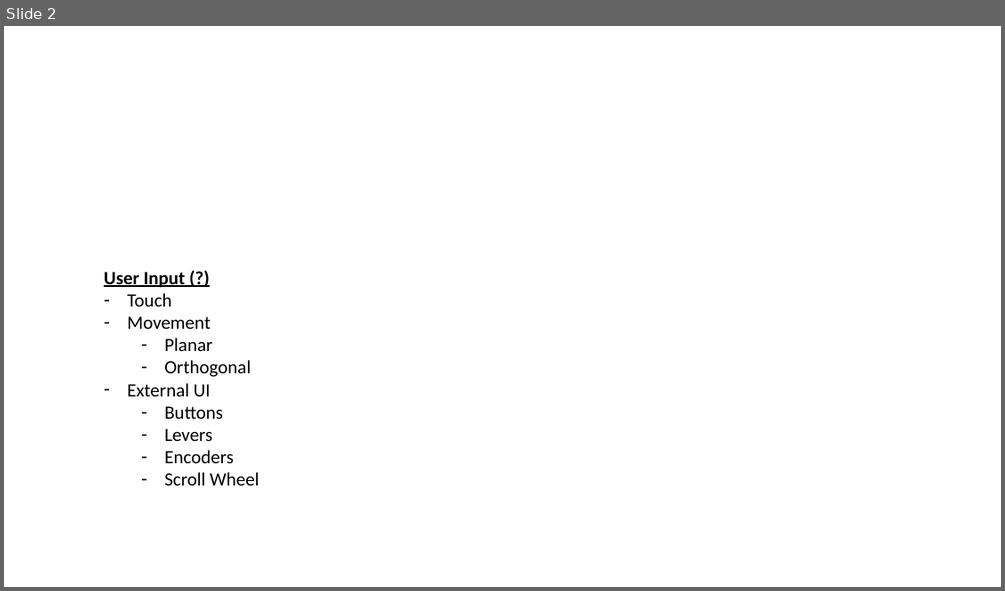
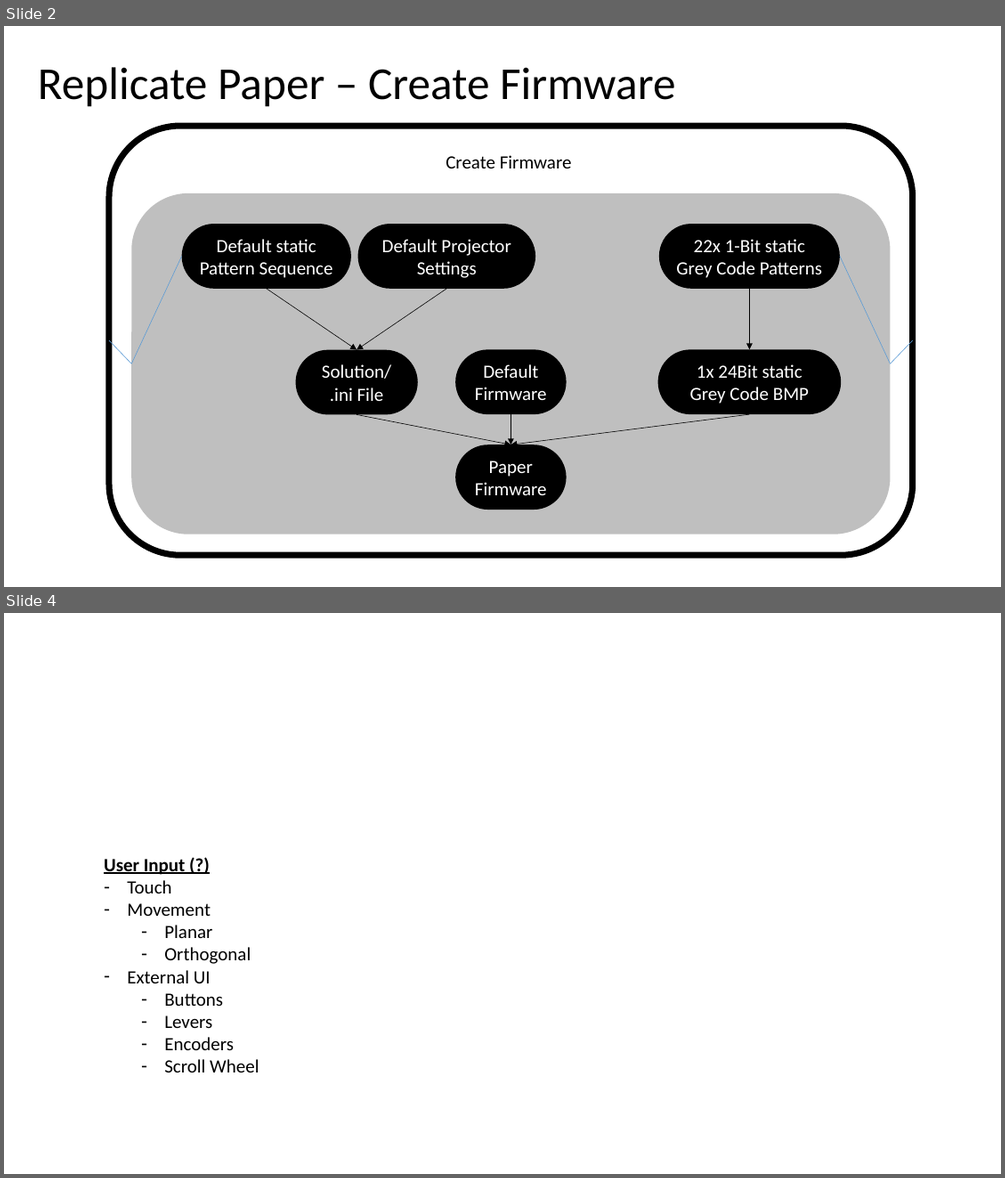
Before and after one commit to DefaultGit/Zooids, a slide deck: Documents/Structure.pptx. Shown one above the other, each under a label of ours: slide 2 before the commit, slides 2 and 4 after it; the slides between them are not shown. The pictures are 1005x591 and 1005x1178 pixels, drawn with LibreOffice and Linux fonts; fonts in the diff are those of the drawing. Boxes give left, top, right and bottom in pixels: in the first picture for what was removed or moved away, otherwise in the second. Text is boxed around its words. In the diff, an @@ line names an element or a change of style, - is before the commit and + after.

```diff
--- a/Documents/Structure.pptx
+++ b/Documents/Structure.pptx
@@ slide 2 added at [4,26,1001,587], background #FFFFFF @@
@@ title added at [38,67,675,107], 44 pt, text #000000 @@
+Replicate Paper – Create Firmware
@@ rounded rectangle added at [109,126,913,555], fill #FFFFFF, outline #000000 6 pt, 18 pt, text #000000 @@
+Create Firmware
@@ rounded rectangle added at [132,193,890,534], fill #BFBFBF @@
@@ rounded rectangle added at [182,224,352,289], fill #000000, 18 pt, text #FFFFFF @@
+Default static Pattern Sequence
@@ rounded rectangle added at [357,224,535,289], fill #000000, 18 pt, text #FFFFFF @@
+Default Projector Settings
@@ rounded rectangle added at [659,224,840,289], fill #000000, 18 pt, text #FFFFFF @@
+22x 1-Bit static Grey Code Patterns
@@ line added from (182, 257) to (132, 364), #5B9BD5 0.5 pt @@
@@ line added from (840, 257) to (890, 364), #5B9BD5 0.5 pt @@
@@ arrow added from (267, 289) to (357, 350), #000000 0.5 pt @@
@@ arrow added from (446, 289) to (357, 350), #000000 0.5 pt @@
@@ arrow added from (750, 289) to (750, 350), #000000 0.5 pt @@
@@ line added from (109, 340) to (132, 364), #5B9BD5 0.5 pt @@
@@ line added from (913, 340) to (890, 364), #5B9BD5 0.5 pt @@
@@ rounded rectangle added at [296,350,418,415], fill #000000, 18 pt, text #FFFFFF @@
+Solution/
+.ini File
@@ rounded rectangle added at [455,350,566,415], fill #000000, 18 pt, text #FFFFFF @@
+Default
+Firmware
@@ rounded rectangle added at [658,350,841,415], fill #000000, 18 pt, text #FFFFFF @@
+1x 24Bit static
+Grey Code BMP
@@ arrow added from (357, 415) to (511, 445), #000000 0.5 pt @@
@@ arrow added from (511, 414) to (511, 445), #000000 0.5 pt @@
@@ arrow added from (750, 414) to (511, 445), #000000 0.5 pt @@
@@ rounded rectangle added at [455,445,566,510], fill #000000, 18 pt, text #FFFFFF @@
+Paper
+Firmware
@@ what was slide 2 is now slide 4 @@
```
Also in this commit, not shown: 1 other slide added.
